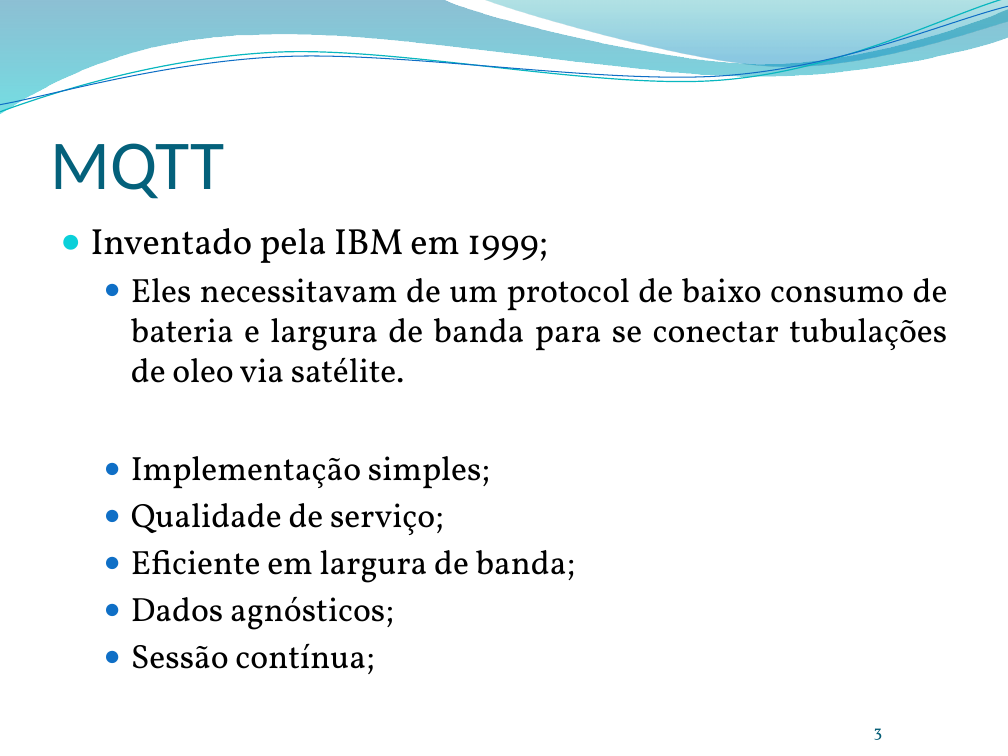
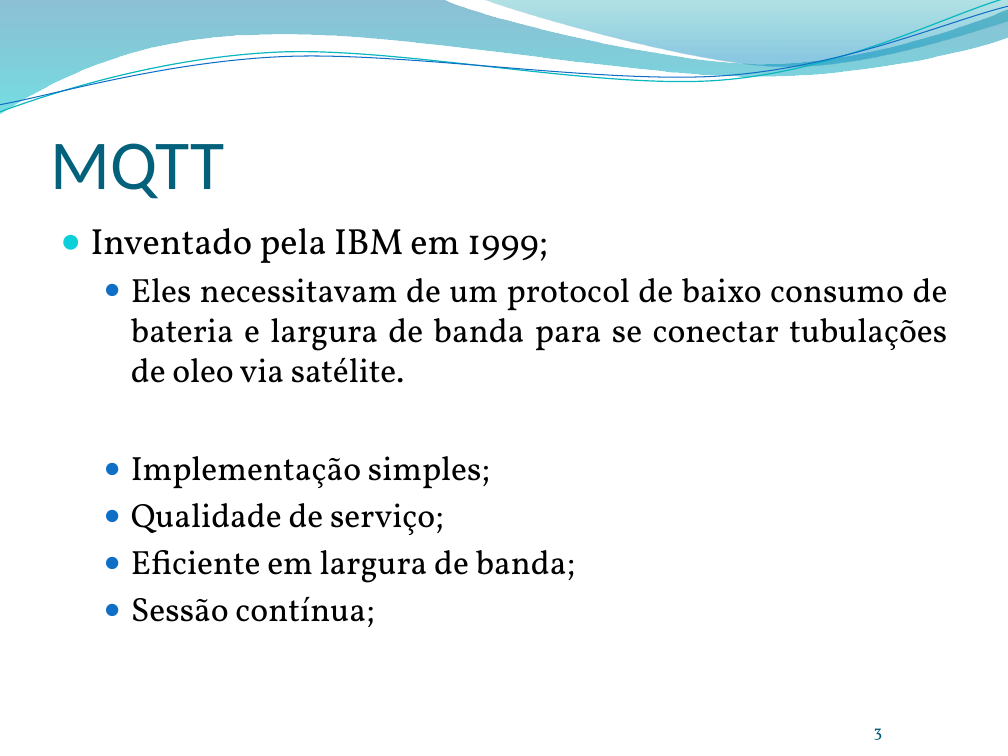
Before and after one commit to leonardopordeus/android_kotlin, a slide deck: slide 3 of Aula03.pptx. Drawn at 1008x756 pixels with LibreOffice and Linux fonts; fonts in the diff are those of the drawing; background and template pictures are left out. Boxes give left, top, right and bottom in pixels: in the first picture for what was removed or moved away, otherwise in the second. Text is boxed around its words. In the diff, an @@ line names an element or a change of style, - is before the commit and + after.

```diff
--- a/Aula03.pptx
+++ b/Aula03.pptx
@@ text at (x1=131, y1=596, x2=394, y2=630): paragraph removed @@
-  ● Dados agnósticos;
```
Also in this commit, not shown: 1 other file.
